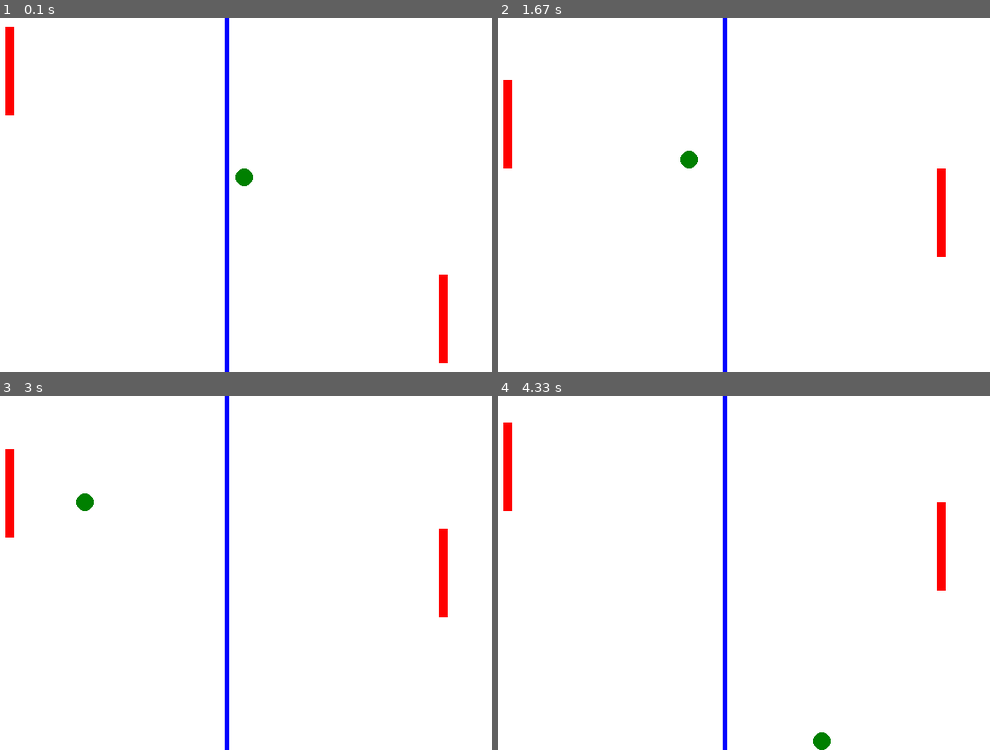
Above: before the commit, frames 1-4 (two rows, left to right).
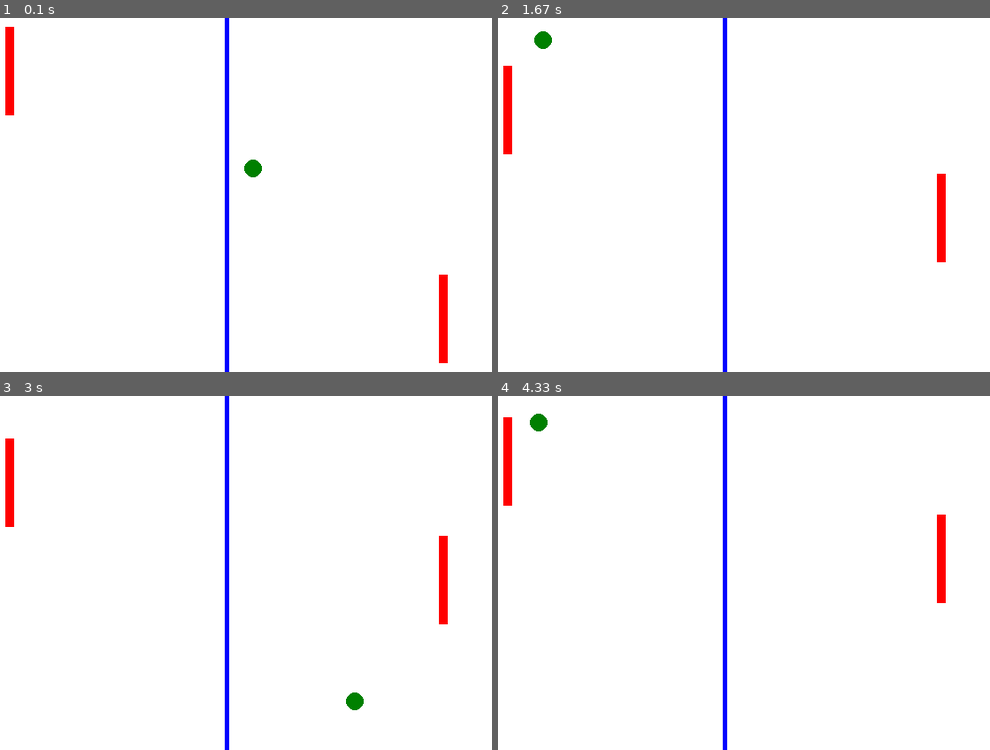
Above: after the commit, the same moments.

Repository: amullins83/pygame_practice
Game: pygame game, started from main.py
Two runs of this game, one before a commit and one after it. Both use one fixed random seed, a clock stepped at 60 frames per second and the inputs below.
Inputs:
- Up to frame 1 (0.1 s): no input
- Up to frame 2 (1.67 s): hold W 0.33-0.8 s; hold Up 0.33-0.8 s; hold Up 0.83-1.3 s; hold W 0.83-1.3 s; hold Down 1.33-1.63 s; hold S 1.33-1.63 s
- Up to frame 3 (3 s): hold Up 1.67-2.03 s; hold W 1.67-2.03 s; hold Down 2.07-2.43 s; hold S 2.07-2.43 s; hold Up 2.47-2.77 s; hold W 2.47-2.77 s; hold Down from 2.8 s (still down); hold S from 2.8 s (still down)
- Up to frame 4 (4.33 s): release Down at 3.1 s; release S at 3.1 s; hold Up 3.13-3.5 s; hold W 3.13-3.5 s; hold Down 3.53-3.9 s; hold S 3.53-3.9 s; hold Up 3.93-4.23 s; hold W 3.93-4.23 s; hold Down from 4.27 s (still down); hold S from 4.27 s (still down)

The runs differ from the first frame. In frame 1, 0.2% of the frame differs, in the area x 47-54%, y 40-48%; in frame 2, 0.5%, in the area x 1-92%, y 3-69%; in frame 3, 0.5%; in frame 4, 0.5%.

Commit message:
Cleaned up hit-detection (still doesn't work right) and sped up pacing.

Diff:
--- a/game_logic.py
+++ b/game_logic.py
@@ -32,6 +32,7 @@
         self.history = []
         self.size = size
         self.color = color
+        self.velocity = PongPos()
 
     def left(self):
         return self.pos.x
@@ -53,8 +54,7 @@
 
     def __init__(self, name, pos=PongPos()):
         super(Pad, self).__init__(name, pos, PongSize(Pad.defaultWidth, Pad.defaultHeight), red)
-        self.velocity = PongPos()
-        self.speed = 10
+        self.speed = 3
 
     def startMove(self, directionDown):
         if directionDown:
@@ -62,8 +62,9 @@
         else:
             self.velocity.y = self.speed
 
-    def endMove(self):
-        self.velocity.y = 0
+    def endMove(self, directionDown):
+        if (self.velocity.y < 0 and directionDown) or (self.velocity.y > 0 and not directionDown):
+            self.velocity.y = 0
 
 
 class Ball(PongObject):
@@ -75,7 +76,7 @@
 
         # Randomly choose one of four starting directions
         self.directions = [(-1, -1), (-1, 1), (1, -1), (1, 1)]
-        self.speed = 10
+        self.speed = 5
         self.restart(pos)
 
     def restart(self, pos=PongPos()):
@@ -114,23 +115,20 @@
         self.hitDetector = HitDetector(0, 0, 600, 400)
         self.pads = [self.pad1, self.pad2]
 
-    def pressKey(self, key):
+    def keyResponse(self, key, func):
         for i in range(len(Keys)):
             if key == Keys[i]:
                 if i < 2:
-                    self.pad1.startMove(i)
+                    getattr(self.pad1, func)(i)
                 else:
-                    self.pad2.startMove(i - 2)
+                    getattr(self.pad2, func)(i - 2)
                 break
 
+    def pressKey(self, key):
+        self.keyResponse(key, "startMove")
+
     def releaseKey(self, key):
-        for i in range(len(Keys)):
-            if key == Keys[i]:
-                if i < 2:
-                    self.pad1.endMove()
-                else:
-                    self.pad2.endMove()
-                break
+        self.keyResponse(key, "endMove")
 
     def update(self):
         if self.status == Running:
@@ -150,10 +148,16 @@
                 self.ball.restart(self.ballStart)
 
             else:
-                if self.hitDetector.collision(self.ball, self.pad1) or self.hitDetector.collision(self.ball, self.pad2):
-                    self.ball.velocity.x = -self.ball.velocity.x
-                    print("Pad Hit")
-                elif self.hitDetector.didHitYBoundary(self.ball):
+                if self.hitDetector.didCollide(self.ball, self.pad1) or self.hitDetector.didCollide(self.ball, self.pad2):
+                    if self.hitDetector.didCollideRight(self.ball, self.pad1) or self.hitDetector.didCollideLeft(self.ball, self.pad2):
+                        self.ball.velocity.x = -self.ball.velocity.x
+                        print("Pad Hit Horizontal")
+
+                    if self.hitDetector.didCollideVert(self.ball, self.pad1) or self.hitDetector.didCollideVert(self.ball, self.pad2):
+                        self.ball.velocity.y = -self.ball.velocity.y
+                        print("Pad Hit Vertical")
+
+                if self.hitDetector.didHitYBoundary(self.ball):
                     self.ball.velocity.y = -self.ball.velocity.y
                     print("Boundary Y Hit")
 
@@ -166,9 +170,9 @@
     def updatePad(self, pad):
         if self.hitDetector.didHitYBoundary(pad):
             print(pad.name + " boundary Y hit")
-            if pad.pos.y + pad.size.height >= self.height:
-                pad.pos.y -= pad.speed
+            if pad.bottom() > self.height/2:
+                pad.pos.y = self.height - pad.size.height
             else:
-                pad.pos.y += pad.speed
+                pad.pos.y = 0
         else:
             pad.pos.y += pad.velocity.y
--- a/hitDetection.py
+++ b/hitDetection.py
@@ -5,26 +5,37 @@
         self.boundary = ((xstart, ystart), (xend, yend))
 
     def didHitXBoundary(self, thing):
-        return (thing.pos.x <= self.boundary[0][0]) or ((thing.pos.x + thing.size.width) >= self.boundary[1][0])
+        return (thing.left() <= self.boundary[0][0] and thing.velocity.x < 0) or (thing.right() >= self.boundary[1][0] and thing.velocity.x > 0)
 
     def didHitYBoundary(self, thing):
-        return (thing.pos.y <= self.boundary[0][1]) or ((thing.pos.y + thing.size.height) >= self.boundary[1][1])
+        return (thing.top() <= self.boundary[0][1] and thing.velocity.y < 0) or (thing.bottom() >= self.boundary[1][1] and thing.velocity.y > 0)
 
-    def collision(self, thing1, thing2):
-        collided = collidedVert = collidedHoriz = False
-        if thing1.left() <= thing2.left():
-            collidedHoriz = thing1.right() >= thing2.left()
-        else:
-            collidedHoriz = thing1.left() <= thing2.right()
+    def didCollide(self, thing1, thing2):
+        return self.didCollideHoriz(thing1, thing2) or self.didCollideVert(thing1, thing2)
 
-        if thing1.top() <= thing2.top():
-            collidedVert = thing1.bottom() >= thing2.top()
-        else:
-            collidedVert = thing1.top() <= thing2.bottom()
+    def didCollideVert(self, thing1, thing2):
+        return self.didCollideTop(thing1, thing2) or self.didCollideBottom(thing1, thing2)
 
-        collided = collidedVert and collidedHoriz
+    def didCollideHoriz(self, thing1, thing2):
+        return self.didCollideLeft(thing1, thing2) or self.didCollideRight(thing1, thing2)
 
-        if collided:
-            print(thing1.name + "(" + str(thing1.left()) + ", " + str(thing1.top()) + ") collided with " + thing2.name + "(" + str(thing2.left()) + ", " + str(thing2.top()) + ")")
+    def didCollideTop(self, thing1, thing2):
+        return thing1.velocity.y > thing2.velocity.y and thing1.bottom() >= thing2.top() and self.inside(thing1, thing2)
 
-        return collided
+    def didCollideBottom(self, thing1, thing2):
+        return thing1.velocity.y < thing2.velocity.y and thing1.top() <= thing2.bottom() and self.inside(thing1, thing2)
+
+    def didCollideLeft(self, thing1, thing2):
+        return thing1.velocity.x > thing2.velocity.x and thing1.right() >= thing2.left() and self.inside(thing1, thing2)
+
+    def didCollideRight(self, thing1, thing2):
+        return thing1.velocity.x < thing2.velocity.x and thing1.left() <= thing2.right() and self.inside(thing1, thing2)
+
+    def inside(self, thing1, thing2):
+        return self.insideHoriz(thing1, thing2) and self.insideVert(thing1, thing2)
+
+    def insideHoriz(self, thing1, thing2):
+        return thing1.right() >= thing2.left() and thing1.left() <= thing2.right()
+
+    def insideVert(self, thing1, thing2):
+        return thing1.bottom() >= thing2.top() and thing1.top() <= thing2.bottom()
--- a/main.py
+++ b/main.py
@@ -36,7 +36,7 @@
 
             game_ui.update(self.screen, self.logic)
 
-            self.clock.tick(20)
+            self.clock.tick(60)
             if not __name__ == "__main__":
                 self.done = True
 
